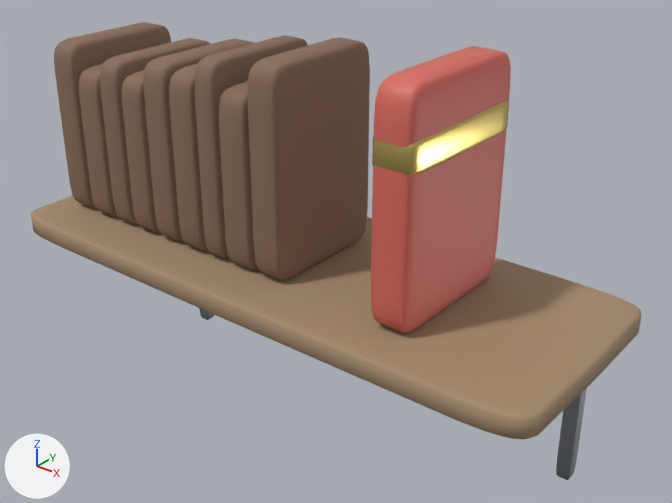
The glTF model assets/models/props/manual.glb as it was, and as the next commit left it.
Both versions are drawn from a 50 mm camera at (0.701, -0.81, 1.736) aimed at (0.033, 0.025, 1.219). The axes (+X, +Y, +Z) are drawn at lower left. The lights are the same throughout. The first picture is the older version.

The scene before the commit, as lines of its bpy script (objects in view):
```python
ob_board = bpy.data.objects.new('Board', me_board)
ob_board.location = (0.0, 0.0, 0.0)
ob_books = bpy.data.objects.new('Books', me_books)
ob_books.location = (0.0, 0.0, 0.0)
ob_brackets = bpy.data.objects.new('Brackets', me_brackets)
ob_brackets.location = (0.0, 0.0, 0.0)
ob_manual = bpy.data.objects.new('Manual', me_manual)
ob_manual.location = (0.0, 0.0, 0.0)
ob_spine = bpy.data.objects.new('Spine', me_spine)
ob_spine.location = (0.0, 0.0, 0.0)
```
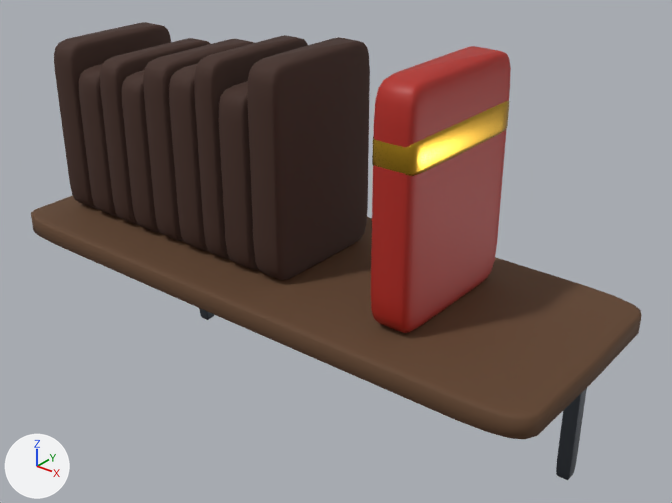
What differs and where, as boxes [x1, y1, x2, y2] in the pictures (672 x 503 px):
'Books', recoloured (darker): [54, 22, 370, 280] in both
'Board', recoloured (beige to brown): [31, 195, 641, 439] in both
'Manual', recoloured (darker): [371, 46, 511, 333] in both
'Spine', recoloured: [372, 100, 509, 176] in both
'Brackets', recoloured: [199, 308, 587, 480] in both

The change, as a diff of the scene's bpy script:
```diff
--- a/assets/models/props/manual.glb.py
+++ b/assets/models/props/manual.glb.py
@@ mat_wood @@
 mat_wood = principled_material('wood')
-mat_wood.base_color = (0.376, 0.259, 0.157)  # beige #a58b6e
+mat_wood.base_color = (0.118, 0.0549, 0.0235)  # brown #60422a
 mat_wood.roughness = 0.8
@@ mat_dark_steel @@
 mat_dark_steel = principled_material('dark_steel')
-mat_dark_steel.base_color = (0.349, 0.369, 0.4)  # grey #9fa4aa
+mat_dark_steel.base_color = (0.102, 0.114, 0.133)  # dark grey #5a5f66
 mat_dark_steel.metallic = 1.0
@@ mat_leather @@
 mat_leather = principled_material('leather')
-mat_leather.base_color = (0.247, 0.149, 0.098)  # brown #886c58
+mat_leather.base_color = (0.051, 0.0196, 0.0118)  # brown #40261c
 mat_leather.roughness = 0.8
@@ mat_red_plastic @@
 mat_red_plastic = principled_material('red_plastic')
-mat_red_plastic.base_color = (0.698, 0.149, 0.118)  # red #da6c60
+mat_red_plastic.base_color = (0.447, 0.0196, 0.0118)  # red #b2261c
@@ mat_gold @@
 mat_gold = principled_material('gold')
-mat_gold.base_color = (0.847, 0.659, 0.2)  # yellow #edd47c
+mat_gold.base_color = (0.69, 0.392, 0.0314)  # yellow #d8a832
 mat_gold.metallic = 1.0
```
